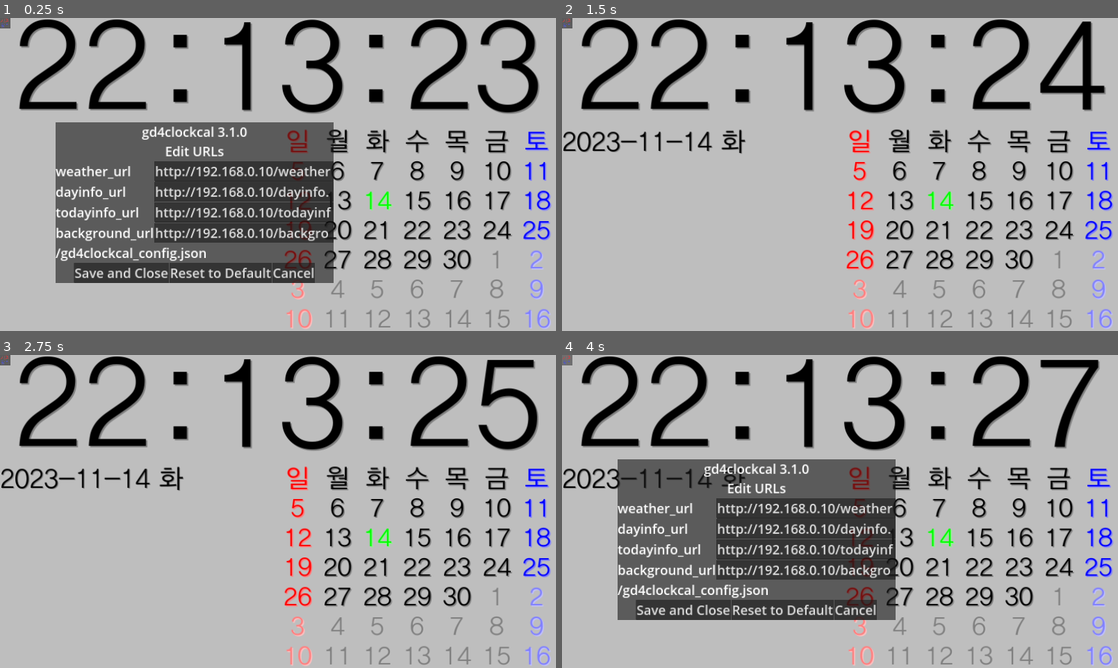
Above: before the commit, frames 1-4 (two rows, left to right).
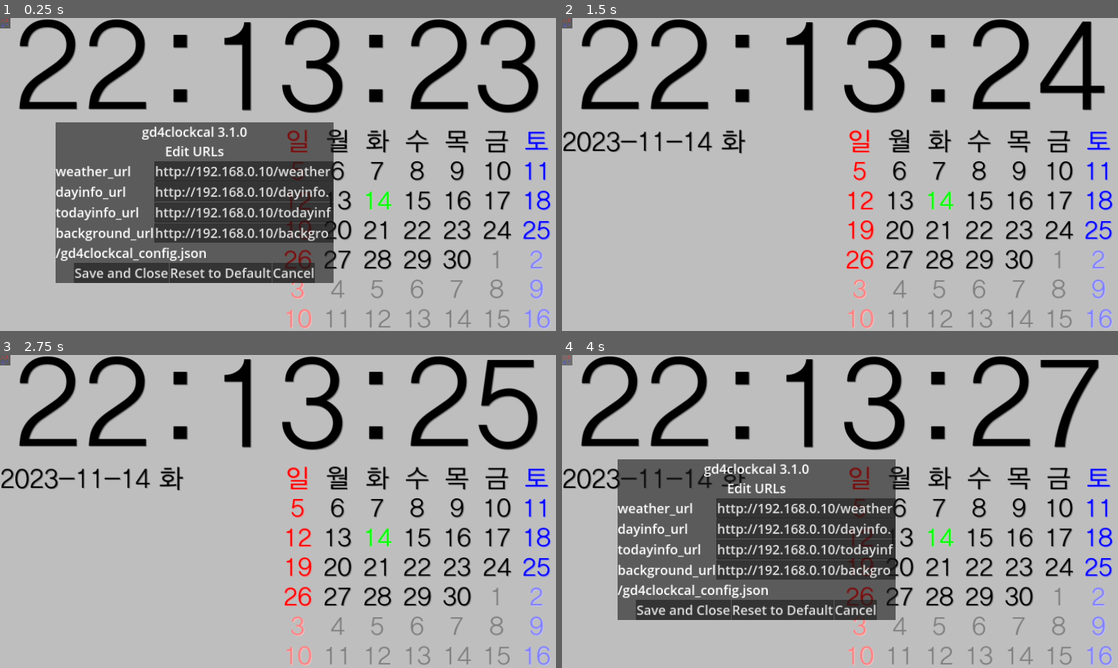
Above: after the commit, the same moments.

Repository: kasworld/gd4clockcal
Game: Godot game, scene res://main.tscn
Same seed, same stepped clock (60 frames per second), same inputs: the game is played once before the commit and once after it.
Inputs (mouse positions are in pixels of both pictures, inside the frame that each line leads up to):
- Up to frame 1 (0.25 s): no input
- Up to frame 2 (1.5 s): tap Enter at 0.5 s; click "Cancel" at 1.25 s
- Up to frame 3 (2.75 s): no input
- Up to frame 4 (4 s): tap Space at 2.75 s; click (567, 361) at 3.5 s

The runs differ from the first frame. In frame 1, 0.6% of the frame differs, in the area x 3-100%, y 3-100%; in frame 2, 0.7%, in the area x 3-100%, y 1-100%; in frame 3, 0.7%; in frame 4, 0.6%.
Error in both runs: Attempt to call function 'store_line' in base 'null instance' on a null instance. (res://config.gd:29)

Commit message:
add calc_font_offset_vector2

Diff:
--- a/global.gd
+++ b/global.gd
@@ -13,36 +13,10 @@
 	[Color.BLACK, Color.BLACK.lightened(0.5)],
 	[Color.BLUE, Color.BLUE.lightened(0.5)],  # saturday
 ]
+var todayColor = Color.GREEN
 var timelabel_color = [Color.BLACK,Color.BLACK.lightened(0.5)]
-var todayColor = Color.GREEN
-
 var infolabel_color = [Color.BLACK,Color.BLACK.lightened(0.5)]
 var paneloption_color = [Color.BLACK,Color.BLACK.lightened(0.5)]
-
-
-# for analog clock
-var HandDict = {
-	"hour" : {
-		"color" :Color.SKY_BLUE,
-		"width" : 1.0/25,
-		"height" : 0.7,
-	},
-	"hour2" : {
-		"color" :Color.SKY_BLUE.darkened(0.5),
-		"width" : 1.0/100,
-		"height" : 0.65,
-	},
-	"minute" : {
-		"color" :Color.PALE_GREEN,
-		"width" : 1.0/50,
-		"height" : 0.9,
-	},
-	"second" : {
-		"color" :Color.LIGHT_CORAL,
-		"width" : 1.0/100,
-		"height" : 1.0,
-	}
-}
 
 var font = preload("res://HakgyoansimBareondotumR.ttf")
 
@@ -61,32 +35,16 @@
 	label_settings.font_color = co1
 	label_settings.font_size = font_size
 	label_settings.shadow_color = co2
-	var offset = log( font_size) / log(2)
-	offset = clampf(offset, 3, 10)
-	label_settings.shadow_offset = Vector2(offset,offset)
+	var offset = calc_font_offset_vector2(font_size)
+	label_settings.shadow_offset = offset
 	return label_settings
+
+func calc_font_offset_vector2(font_size :float)->Vector2:
+	var offset = log(font_size)
+	offset = clampf(offset, 1, 6)
+	return Vector2(offset,offset)
 
 func set_label_font_size(lb :Label, font_size :float)->void:
 	lb.label_settings.font_size = font_size
-	var offset = log(font_size)
-	offset = clampf(offset, 1, 6)
-	lb.label_settings.shadow_offset = Vector2(offset,offset)
-
-func new_circle_fill(p :Vector2, r :float, co:Color) -> Polygon2D :
-	var rtn = Polygon2D.new()
-	var pv2a : PackedVector2Array = []
-	for i in 360 :
-		var v2 = Vector2(sin(i*2*PI/360)*r, cos(i*2*PI/360)*r) + p
-		pv2a.append(v2)
-	rtn.polygon = pv2a
-	rtn.color = co
-	return rtn
-
-func new_circle(p :Vector2, r :float, co :Color, w :float) -> Line2D :
-	var rtn = Line2D.new()
-	for i in 361 :
-		var v2 = Vector2(sin(i*2*PI/360)*r, cos(i*2*PI/360)*r) + p
-		rtn.add_point(v2)
-	rtn.default_color = co
-	rtn.width = w
-	return rtn
+	var offset = calc_font_offset_vector2(font_size)
+	lb.label_settings.shadow_offset = offset
